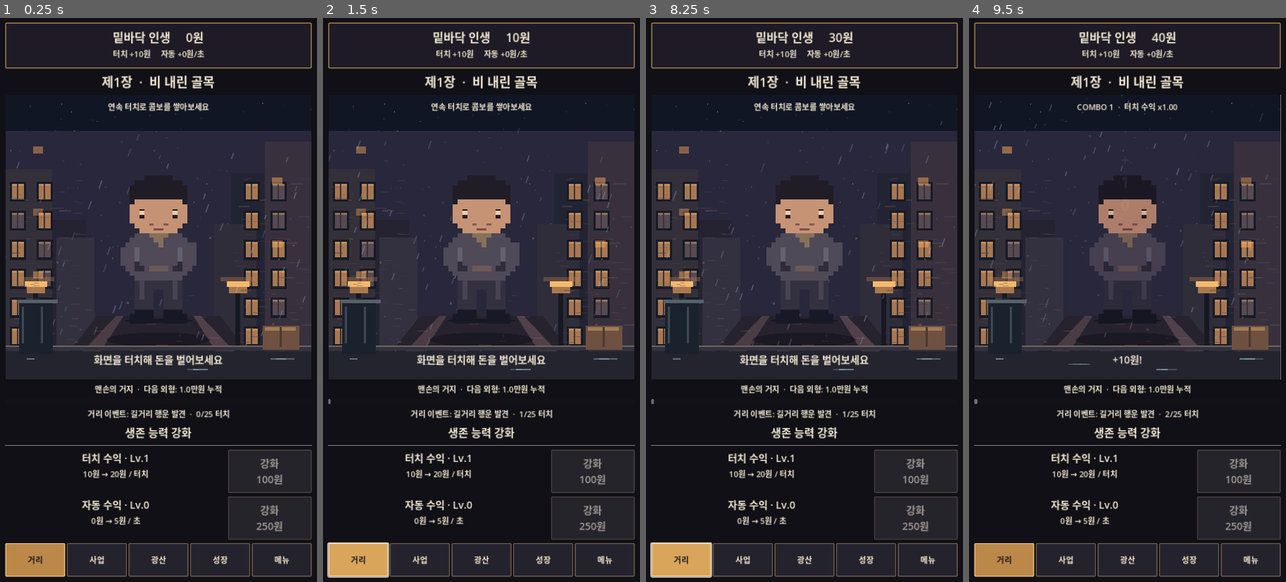
Above: before the commit, frames 1-4 (left to right).
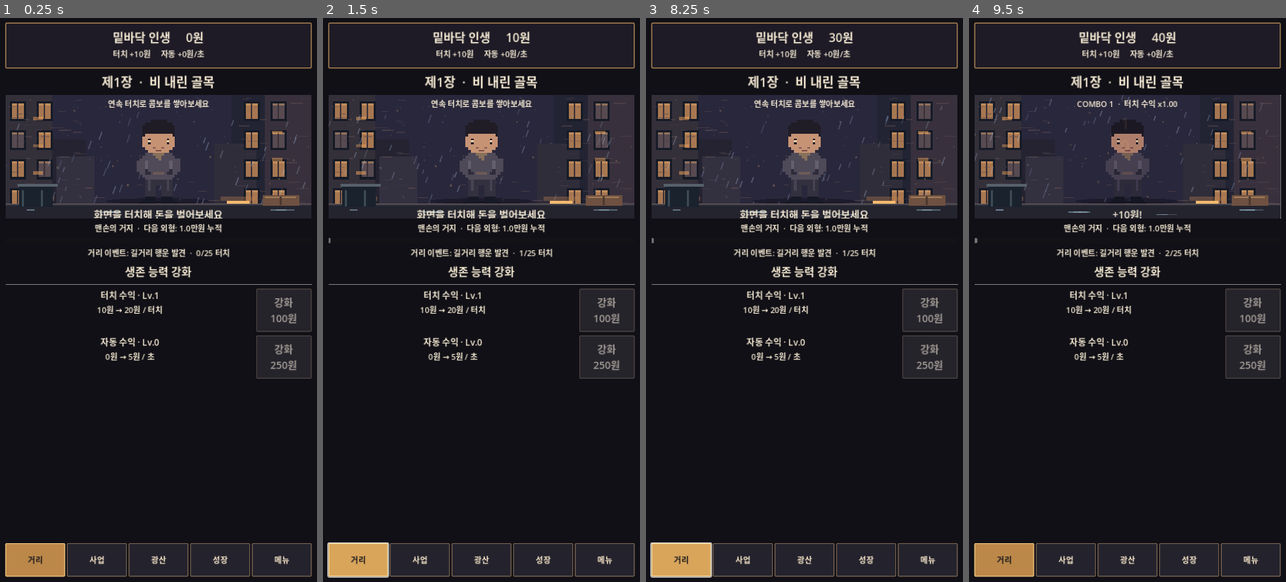
Above: after the commit, the same moments.

Repository: sungpil987/BottomLife-Reborn
Game: Godot game, scene res://scenes/Main.tscn
Same seed, same stepped clock (60 frames per second), same inputs: the game is played once before the commit and once after it.
Inputs (mouse positions are in pixels of both pictures, inside the frame that each line leads up to; where the layout moved, square brackets give the same spot in the first picture):
- Up to frame 1 (0.25 s): no input
- Up to frame 2 (1.5 s): click (481, 159) [481, 237] at 0.5 s; click "거리" at 1.25 s
- Up to frame 3 (8.25 s): click "사업" at 2 s; click "x1" at 2.75 s; click "x10" at 3.5 s; click "최대" at 4.25 s; click "광산" at 5 s; click "곡괭이질 +20원 / 광석 1개" at 5.75 s; click "성장" at 6.5 s; click "메뉴" at 7.25 s; click "거리" at 8 s
- Up to frame 4 (9.5 s): click (1127, 159) [1127, 237] at 8.75 s

The runs differ from the first frame. In frame 1, 30% of the frame differs, in the area x 1-99%, y 13-93%; in frame 2, 30%; in frame 3, 30%; in frame 4, 30%.

Commit message:
v4.7 make street screen scrollable on small phones and compact upgrade controls

Diff:
--- a/scripts/main.gd
+++ b/scripts/main.gd
@@ -934,6 +934,7 @@
 	match current_tab:
 		0:
 			build_street()
+			wrap_content_scroll()
 		1:
 			build_business()
 		2:
@@ -1004,6 +1005,8 @@
 	if is_instance_valid(hero_outfit):
 		hero_outfit.set("tier", tier)
 		hero_outfit.queue_redraw()
+	if is_instance_valid(street_event_label):
+		street_event_label.text = "거리 이벤트: %s  ·  %d/25 터치" % [street_event_title(), street_taps % 25]
 	if is_instance_valid(hero_tier_label):
 		hero_tier_label.text = "%s  ·  다음 외형: %s" % [hero_appearance_name(tier), "최고 단계" if tier == 3 else number([10000.0, 1000000.0, 100000000.0][tier]) + "원 누적"]
 
@@ -1013,7 +1016,7 @@
 		content.add_child(make_label(offline_report, 19))
 	var scene_area := Control.new()
 	scene_area.custom_minimum_size.y = 280
-	scene_area.size_flags_vertical = Control.SIZE_EXPAND_FILL
+	scene_area.size_flags_vertical = Control.SIZE_SHRINK_BEGIN
 	scene_area.clip_contents = true
 	content.add_child(scene_area)
 	street_stage = scene_area
@@ -1121,10 +1124,10 @@
 	var tap_info := VBoxContainer.new()
 	tap_info.size_flags_horizontal = Control.SIZE_EXPAND_FILL
 	tap_row.add_child(tap_info)
-	tap_info.add_child(make_label("터치 수익 · Lv.%d" % tap_level, 23))
+	tap_info.add_child(make_label("터치 수익 · Lv.%d" % tap_level, 20))
 	tap_info.add_child(make_label("%s원 → %s원 / 터치" % [number(tap_level * 10.0), number((tap_level + 1) * 10.0)], 18))
 	var tap_upgrade := make_button("강화\n%s원" % number(tap_cost))
-	tap_upgrade.custom_minimum_size = Vector2(190, 82)
+	tap_upgrade.custom_minimum_size = Vector2(126, 76)
 	tap_upgrade.disabled = money < tap_cost
 	tap_upgrade.pressed.connect(buy_tap)
 	tap_row.add_child(tap_upgrade)
@@ -1137,10 +1140,10 @@
 	var auto_info := VBoxContainer.new()
 	auto_info.size_flags_horizontal = Control.SIZE_EXPAND_FILL
 	auto_row.add_child(auto_info)
-	auto_info.add_child(make_label("자동 수익 · Lv.%d" % auto_level, 23))
+	auto_info.add_child(make_label("자동 수익 · Lv.%d" % auto_level, 20))
 	auto_info.add_child(make_label("%s원 → %s원 / 초" % [number(auto_level * 5.0), number((auto_level + 1) * 5.0)], 18))
 	var auto_upgrade := make_button("강화\n%s원" % number(auto_cost))
-	auto_upgrade.custom_minimum_size = Vector2(190, 82)
+	auto_upgrade.custom_minimum_size = Vector2(126, 76)
 	auto_upgrade.disabled = money < auto_cost
 	auto_upgrade.pressed.connect(buy_auto)
 	auto_row.add_child(auto_upgrade)
